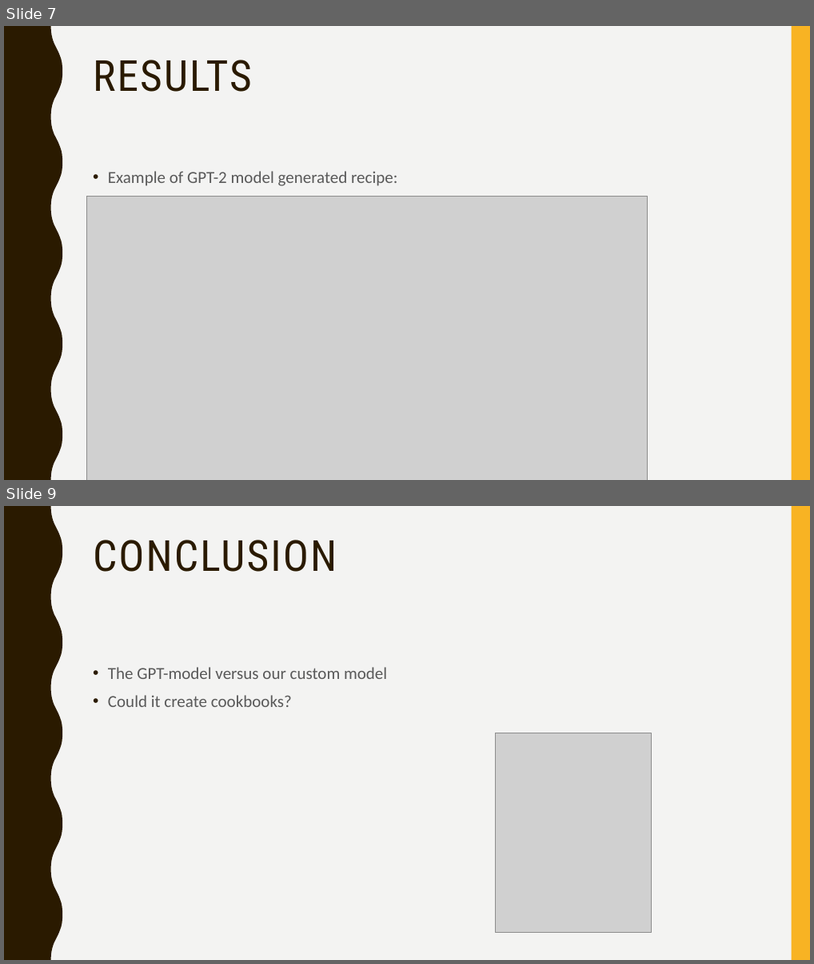
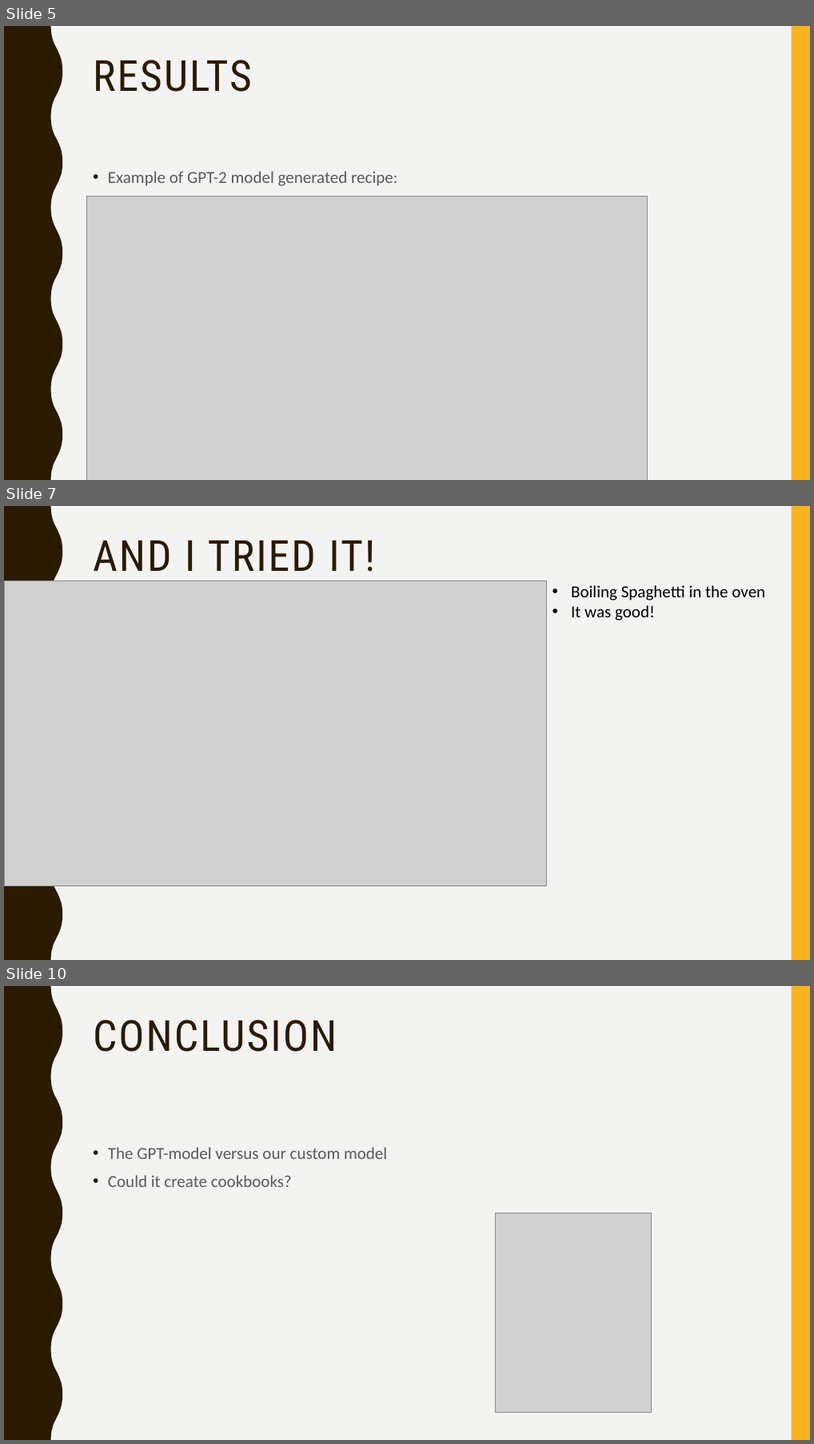
Before and after one commit to timholthuijsen/NLPChef, a slide deck: NLPCHEF.pptx. Shown one above the other, each under a label of ours: slides 7 and 9 before the commit, slides 5, 7 and 10 after it; the slides between them are not shown. The pictures are 814x964 and 814x1444 pixels, drawn with LibreOffice and Linux fonts; fonts in the diff are those of the drawing; grey boxes stand for pictures. Boxes give left, top, right and bottom in pixels: in the first picture for what was removed or moved away, otherwise in the second. Text is boxed around its words. In the diff, an @@ line names an element or a change of style, - is before the commit and + after.

```diff
--- a/NLPCHEF.pptx
+++ b/NLPCHEF.pptx
@@ slide 7 added at box(4, 506, 810, 960), background #F3F3F2; not listed: 2 template elements that a slide beside it also shows @@
@@ title added at box(93, 540, 375, 581), 51 pt, text #2A1A00 @@
+AND I TRIED IT!
@@ picture added at box(4, 580, 546, 886) @@
@@ text added at box(571, 585, 766, 620), 20 pt, text #000000 @@
+• Boiling Spaghetti in the oven
+• It was good!
@@ what was slide 7 is now slide 5 @@
@@ what was slide 9 is now slide 10 @@
```
Also in this commit, not shown: 1 slide changed, 2 other slides added, 2 slides removed.
